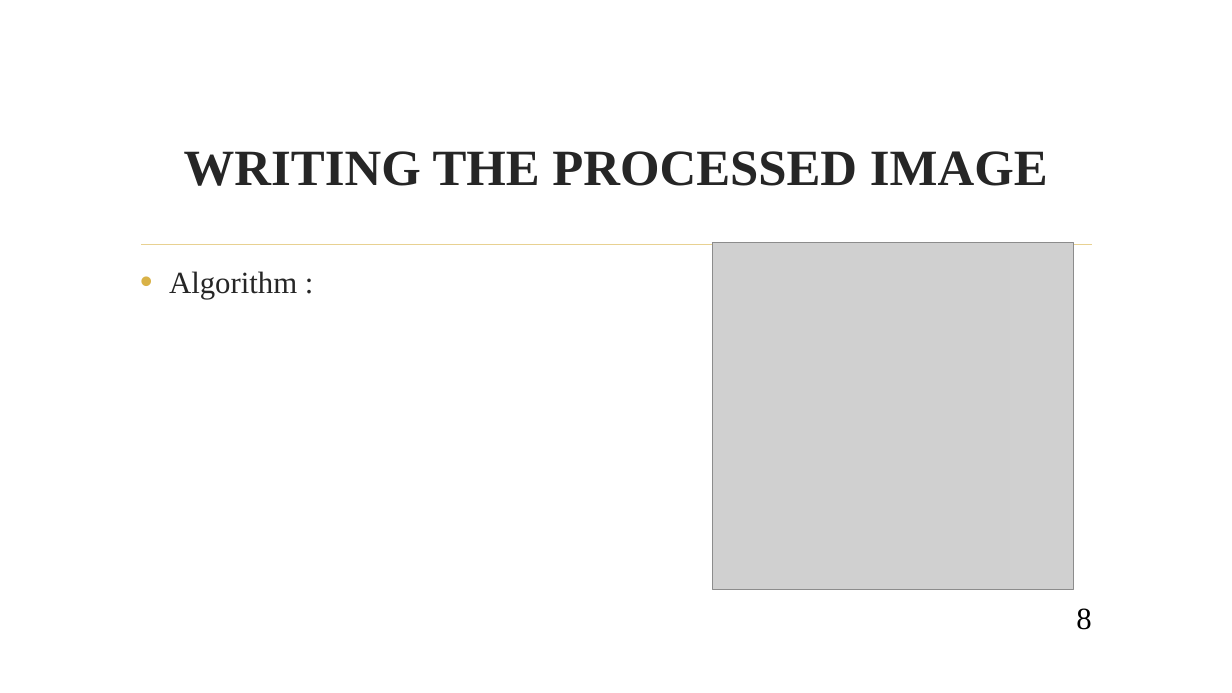
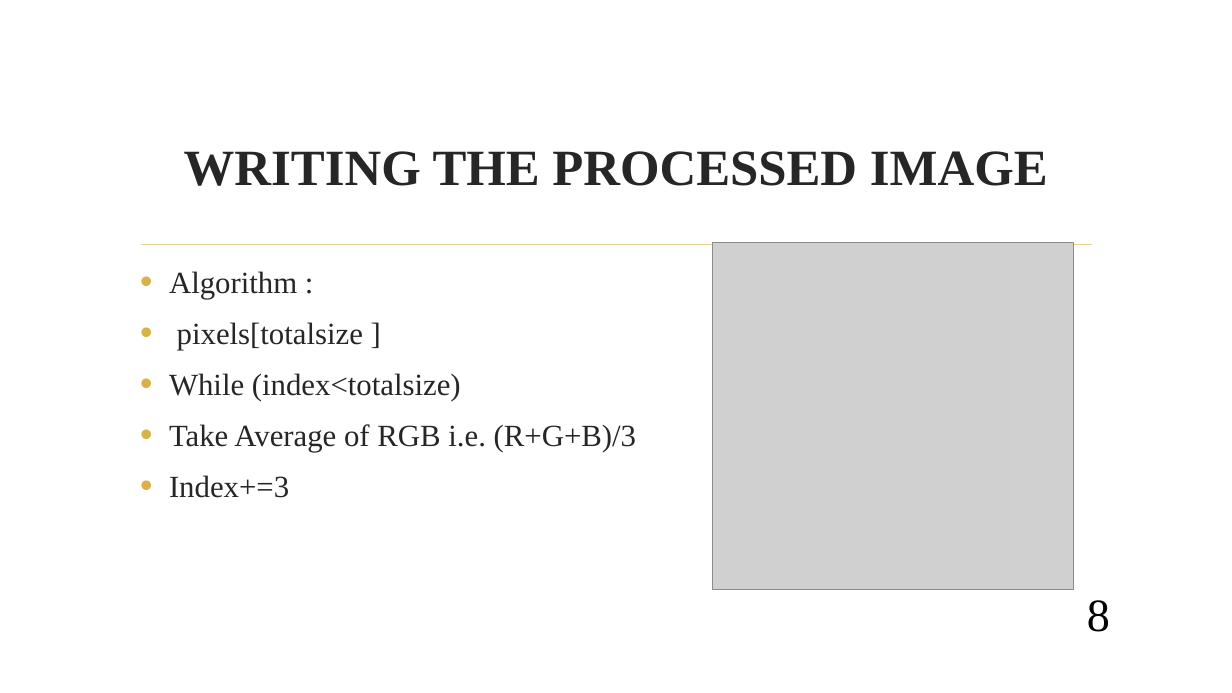
Before and after one commit to jsureka/ImageX, a slide deck: slide 8 of SOFTWARE PROJECT LAB -1.pptx. Drawn at 1232x693 pixels with LibreOffice and Linux fonts; fonts in the diff are those of the drawing; grey boxes stand for pictures; background and template pictures are left out. Boxes give left, top, right and bottom in pixels: in the first picture for what was removed or moved away, otherwise in the second. Text is boxed around its words. In the diff, an @@ line names an element or a change of style, - is before the commit and + after.

```diff
--- a/SOFTWARE PROJECT LAB -1.pptx
+++ b/SOFTWARE PROJECT LAB -1.pptx
@@ text at (169,322,636,498): paragraphs added @@
+• pixels[totalsize ]
+• While (index<totalsize)
+• Take Average of RGB i.e. (R+G+B)/3
+• Index+=3
@@ page number: place and size @@
-page number at (1076,608,1091,630)
+page number at (1087,600,1110,632)
@@ page number at (1087,600,1110,632): size 24 to 36 pt @@
```
Also in this commit, not shown: 10 other slides changed, 3 slides added, 6 other files.
